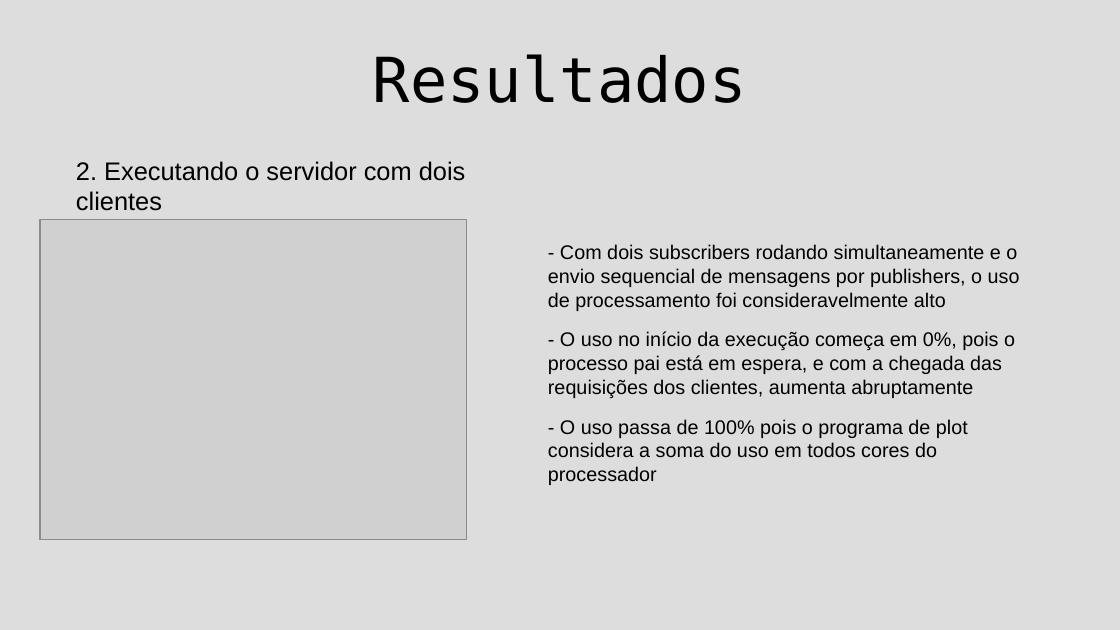
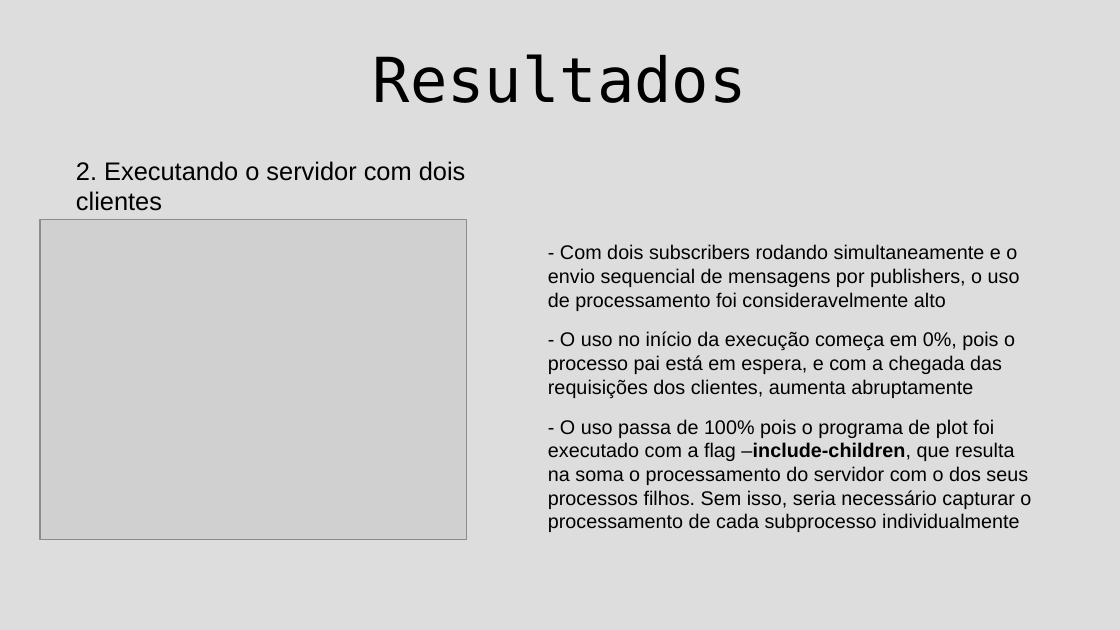
Before and after one commit to Leandrigues/Redes, a slide deck: slide 11 of EP1/apresentacao.odp. Drawn at 1120x630 pixels with LibreOffice and Linux fonts; fonts in the diff are those of the drawing; grey boxes stand for pictures. Boxes give left, top, right and bottom in pixels: in the first picture for what was removed or moved away, otherwise in the second. Text is boxed around its words. In the diff, an @@ line names an element or a change of style, - is before the commit and + after.

```diff
--- a/EP1/apresentacao.odp
+++ b/EP1/apresentacao.odp
@@ text at <box>548,419,1031,532</box>: text changed @@
-- O uso passa de 100% pois o programa de plot considera a soma do uso em todos cores do processador
+- O uso passa de 100% pois o programa de plot foi executado com a flag –include-children, que resulta na soma o processamento do servidor com o dos seus processos filhos. Sem isso, seria necessário capturar o processamento de cada subprocesso individualmente
```
Also in this commit, not shown: 16 other files.
